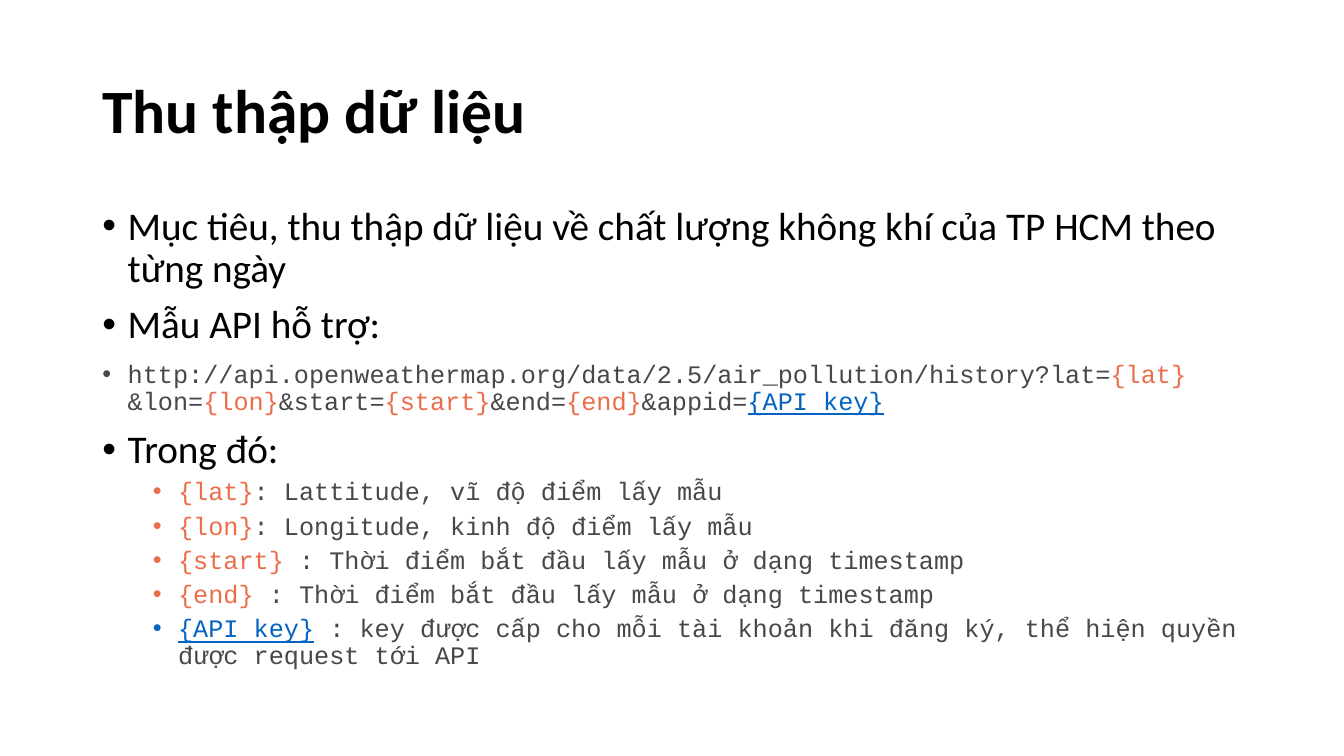
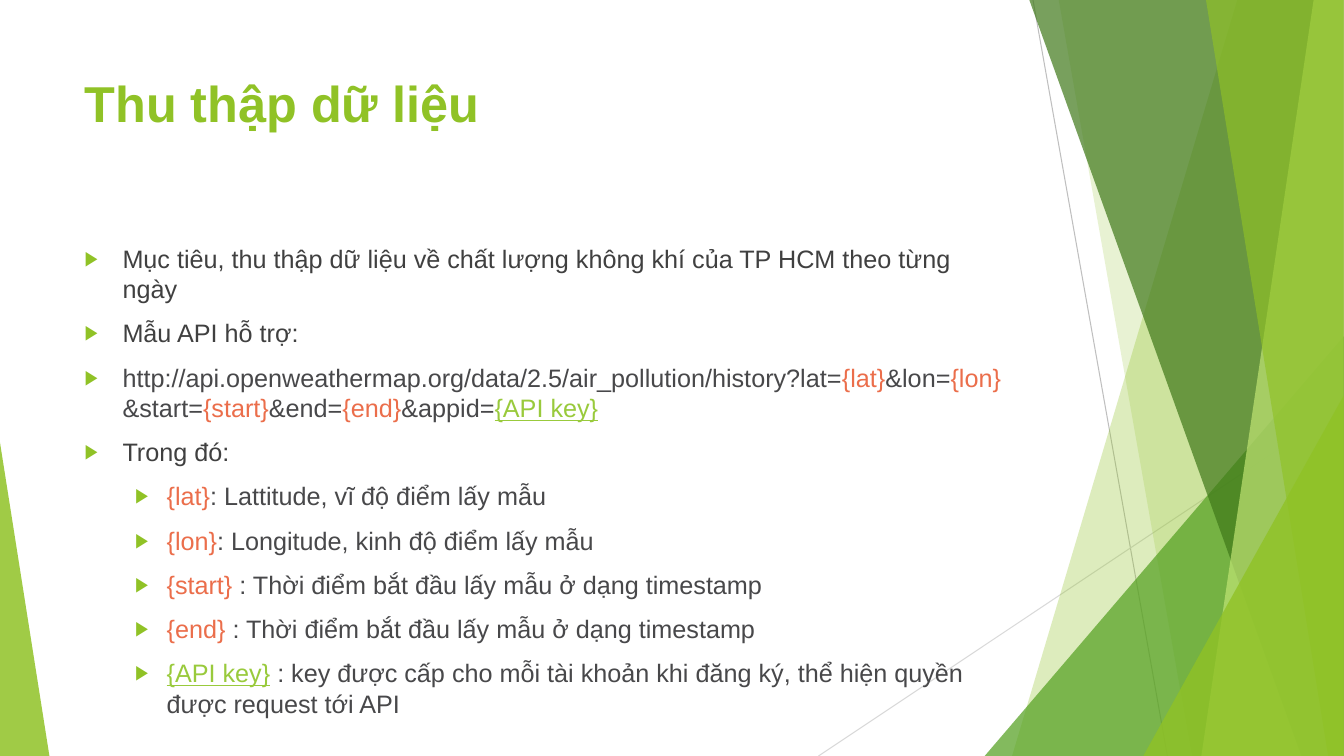
Before and after one commit to JustKidding2K/Data-science-Final-project, a slide deck: slide 4 of Slide.pptx. Drawn at 1344x756 pixels with LibreOffice and Linux fonts; fonts in the diff are those of the drawing. Boxes give left, top, right and bottom in pixels: in the first picture for what was removed or moved away, otherwise in the second. Text is boxed around its words. In the diff, an @@ line names an element or a change of style, - is before the commit and + after.

```diff
--- a/Slide.pptx
+++ b/Slide.pptx
@@ title "Thu thập dữ liệu": place and size @@
-title "Thu thập dữ liệu" at (102, 89, 525, 144)
+title "Thu thập dữ liệu" at (85, 84, 479, 132)
@@ title "Thu thập dữ liệu" at (85, 84, 479, 132): size 44 to 36 pt, font Calibri to Arial, text colour #000000 to #90C226; line spacing 0.9 to 1; vertical alignment middle to top @@
@@ text "Mục tiêu, thu thập dữ ...": place and size @@
-text "Mục tiêu, thu thập dữ ..." at (128, 210, 1237, 670)
+text "Mục tiêu, thu thập dữ ..." at (123, 248, 1001, 718)
@@ text "Mục tiêu, thu thập dữ ..." at (123, 248, 1001, 718): size 28 to 18 pt, font Calibri to Arial, text colour #000000 to #404040 in "Mục tiêu, thu thập dữ liệu về ...", "Mẫu API hỗ trợ:", "Trong đó:"; font Courier New to Arial in "http://api.openweathermap.org/data/2.5/air_pollution/history ...", "{lat}: Lattitude, vĩ độ điểm lấy mẫu", "{lon}: Longitude, kinh độ điểm lấy mẫu", "{start} : Thời điểm bắt đầu lấy ..." and 2 more places; text colour #0563C1 to #99CA3C in "http://api.openweathermap.org/data/2.5/air_pollution/history ...", "{API key}"; bullet • to ▶; line spacing 0.9 to 1; more space between paragraphs @@
@@ group added at (0, 0, 1344, 756): 5 freeform shapes, 3 triangles, 2 lines @@
```
Also in this commit, not shown: 18 other slides changed, 6 slides added, 1 slide removed, 1 other file.
